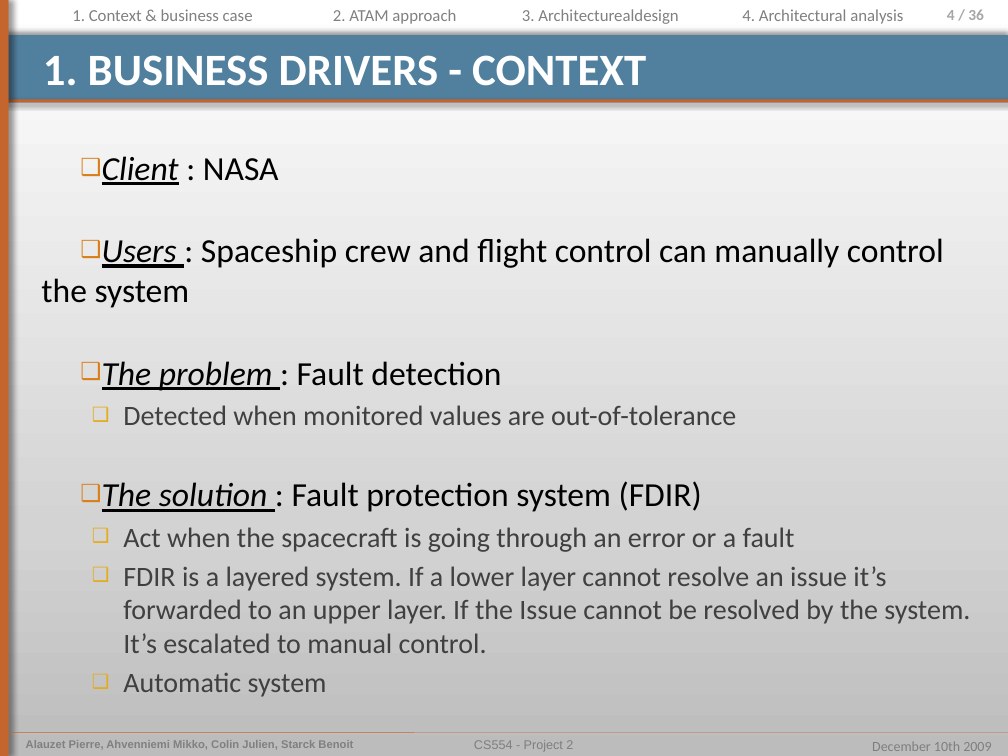
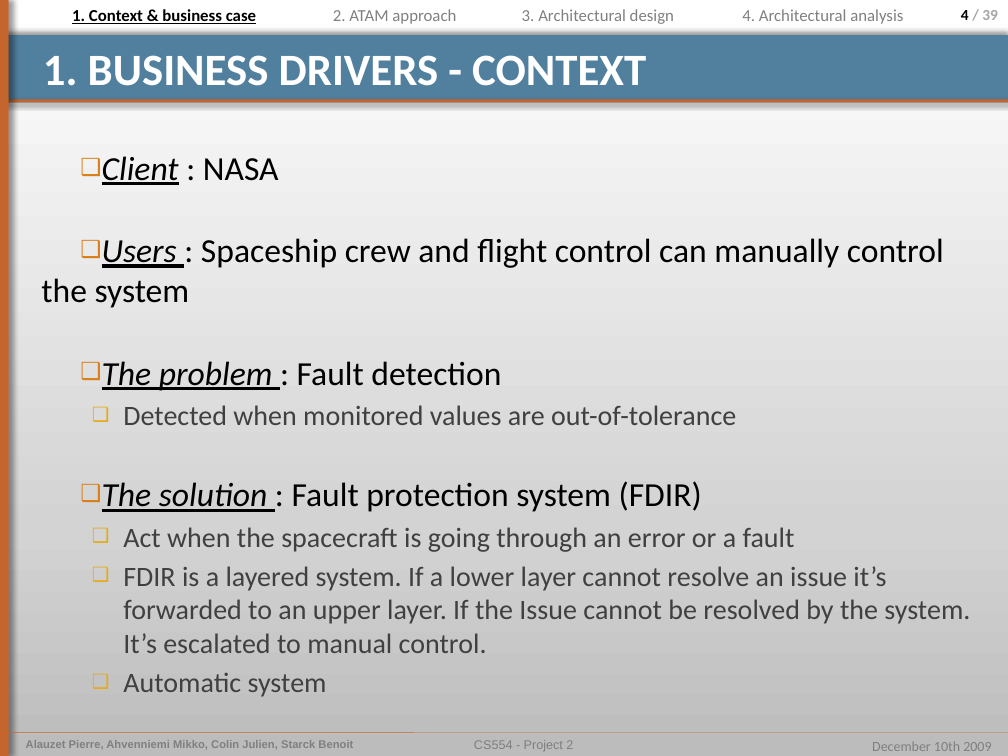
Before and after one commit to pierrealauzet/euroteam, a slide deck: slide 4 of Project 2/PartFinal/CS554_EuroTeam_Project2_Final.pptx. Drawn at 1008x756 pixels with LibreOffice and Linux fonts; fonts in the diff are those of the drawing. Boxes give left, top, right and bottom in pixels: in the first picture for what was removed or moved away, otherwise in the second. Text is boxed around its words. In the diff, an @@ line names an element or a change of style, - is before the commit and + after.

```diff
--- a/Project 2/PartFinal/CS554_EuroTeam_Project2_Final.pptx
+++ b/Project 2/PartFinal/CS554_EuroTeam_Project2_Final.pptx
@@ text "1. Context & business case" at (72, 9, 256, 24): text colour #808080 to #000000, bold on, underline on @@
@@ text at (522, 9, 674, 24): text changed @@
-3. Architecturealdesign
+3. Architectural design
@@ page number at (961, 10, 998, 20): text changed @@
-4 / 36
+4 / 39
```
Also in this commit, not shown: 32 other slides changed, 1 slide removed.
